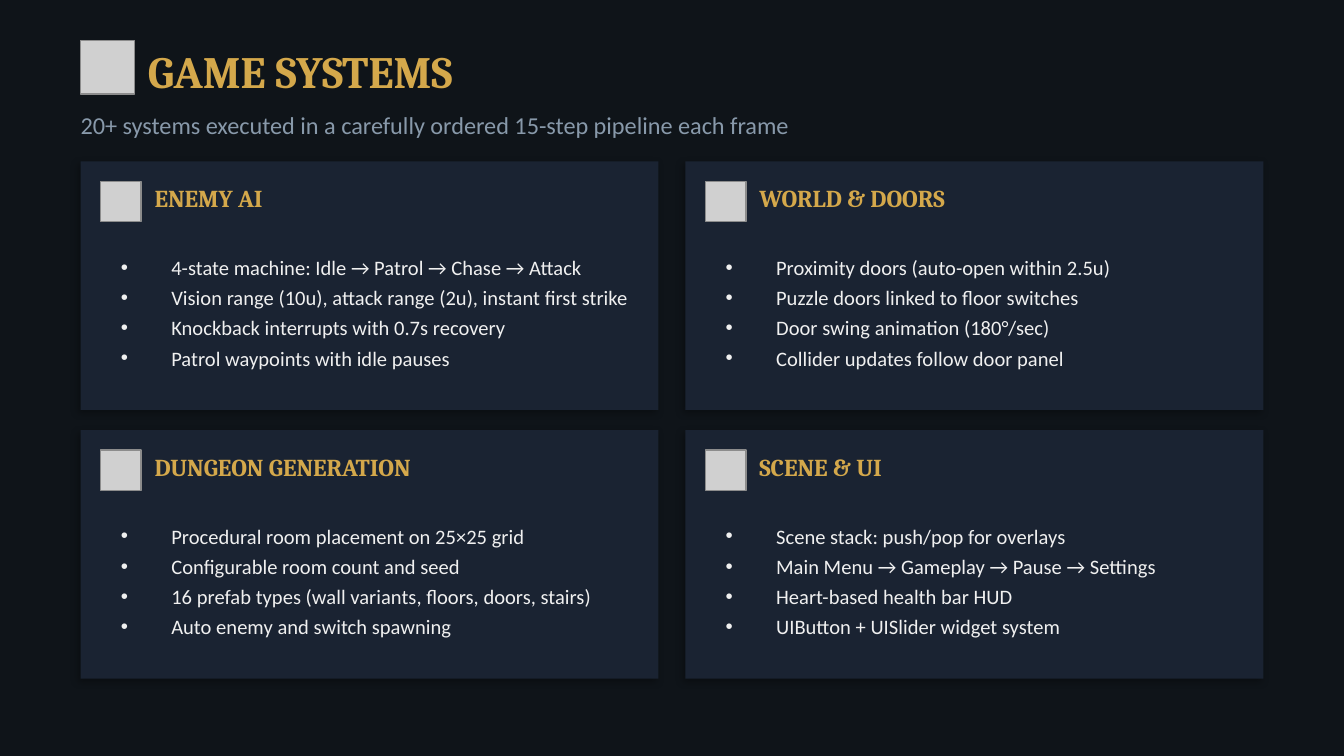
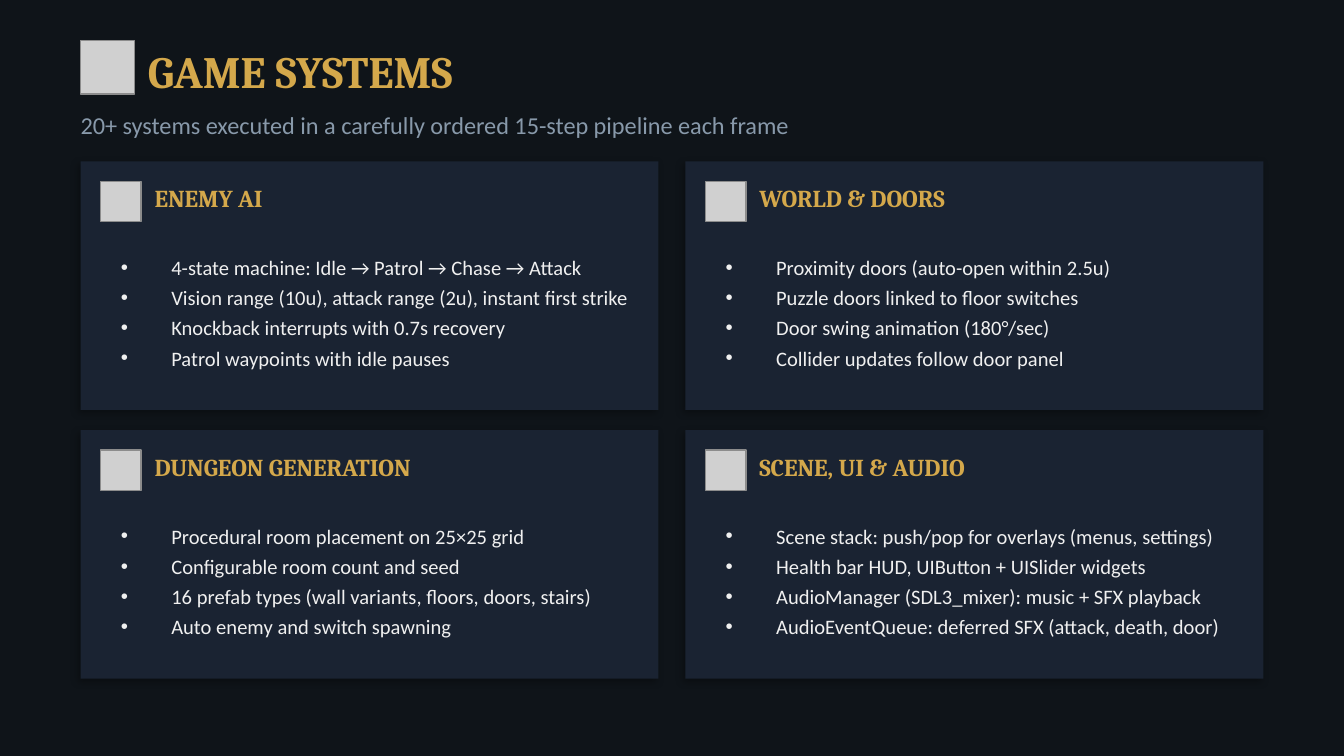
Before and after one commit to JosephDriedger/echoes-of-the-forgotten-keep, a slide deck: slide 6 of docs/EFK_Presentation.pptx. Drawn at 1344x756 pixels with LibreOffice and Linux fonts; fonts in the diff are those of the drawing; grey boxes stand for pictures. Boxes give left, top, right and bottom in pixels: in the first picture for what was removed or moved away, otherwise in the second. Text is boxed around its words. In the diff, an @@ line names an element or a change of style, - is before the commit and + after.

```diff
--- a/docs/EFK_Presentation.pptx
+++ b/docs/EFK_Presentation.pptx
@@ text at (759,459,965,479): text changed @@
-SCENE & UI
+SCENE, UI & AUDIO
@@ text at (776,529,1219,637): text changed @@
-• Scene stack: push/pop for overlays
-• Main Menu → Gameplay → Pause → Settings
-• Heart-based health bar HUD
-• UIButton + UISlider widget system
+• Scene stack: push/pop for overlays (menus, settings)
+• Health bar HUD, UIButton + UISlider widgets
+• AudioManager (SDL3_mixer): music + SFX playback
+• AudioEventQueue: deferred SFX (attack, death, door)
```
Also in this commit, not shown: 3 other slides changed.
